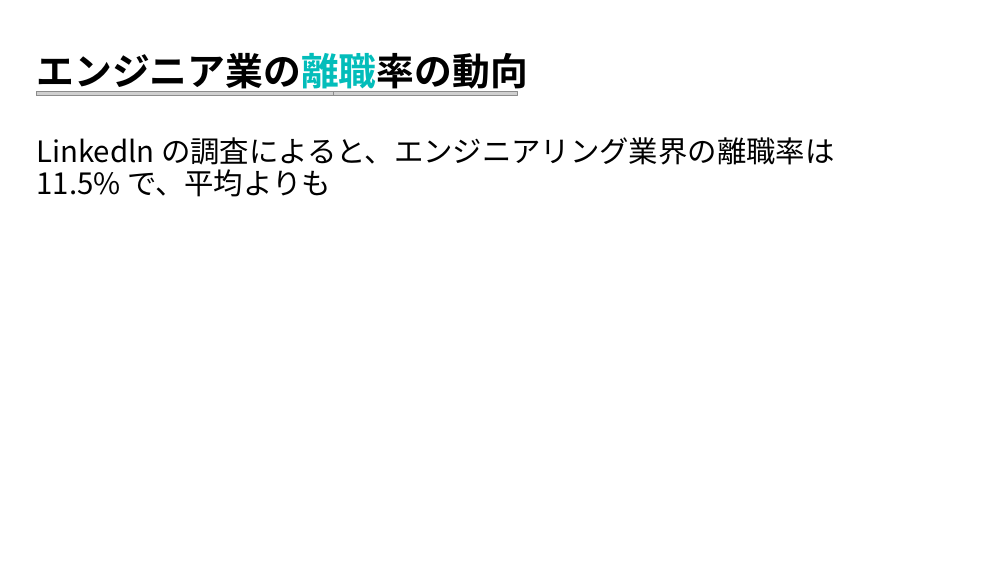
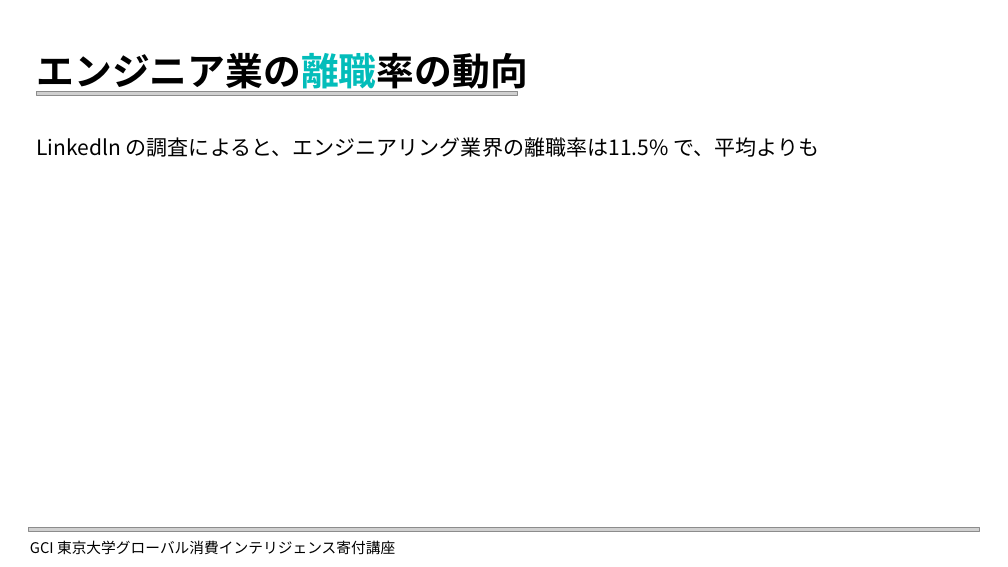
Before and after one commit to elsy0111/GCI2023Winter, a slide deck: slide 4 of LDA_Attrition.pptx. Drawn at 1008x567 pixels with LibreOffice and Linux fonts; fonts in the diff are those of the drawing; grey boxes stand for pictures. Boxes give left, top, right and bottom in pixels: in the first picture for what was removed or moved away, otherwise in the second. Text is boxed around its words. In the diff, an @@ line names an element or a change of style, - is before the commit and + after.

```diff
--- a/LDA_Attrition.pptx
+++ b/LDA_Attrition.pptx
@@ text "Linkedln の調査によると、エンジニアリング業界の離職率は11.5% で、平均よりも" at <box>36,137,819,157</box>: size 28 to 20 pt @@
@@ picture: place and size @@
-picture at <box>36,91,333,95</box>
+picture at <box>29,528,979,532</box>
@@ text added at <box>30,540,395,555</box>, 14 pt, text #000000 @@
+GCI 東京大学グローバル消費インテリジェンス寄付講座
```
Also in this commit, not shown: 5 other slides changed, 1 slide added, 1 other file.
